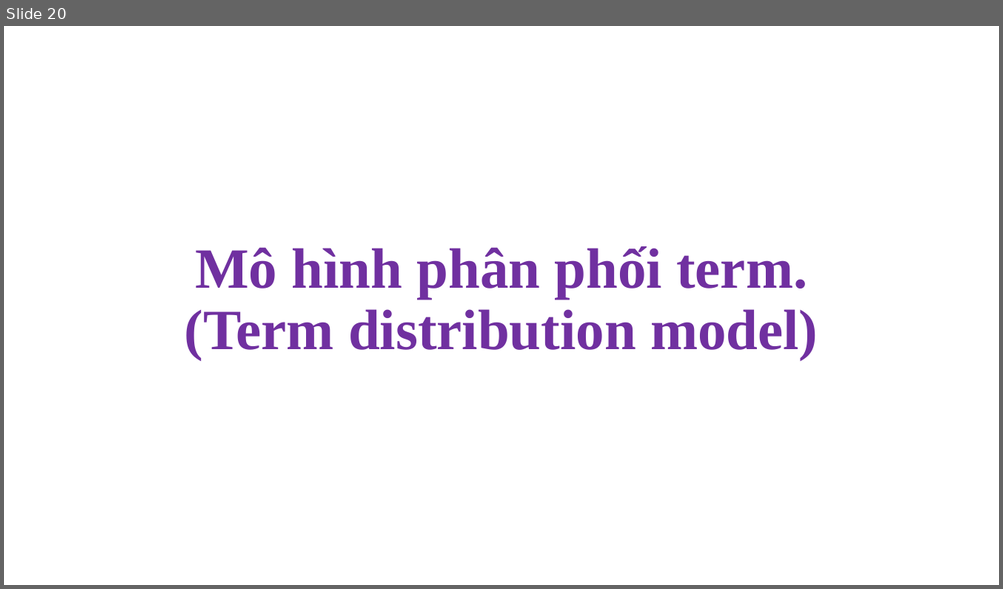
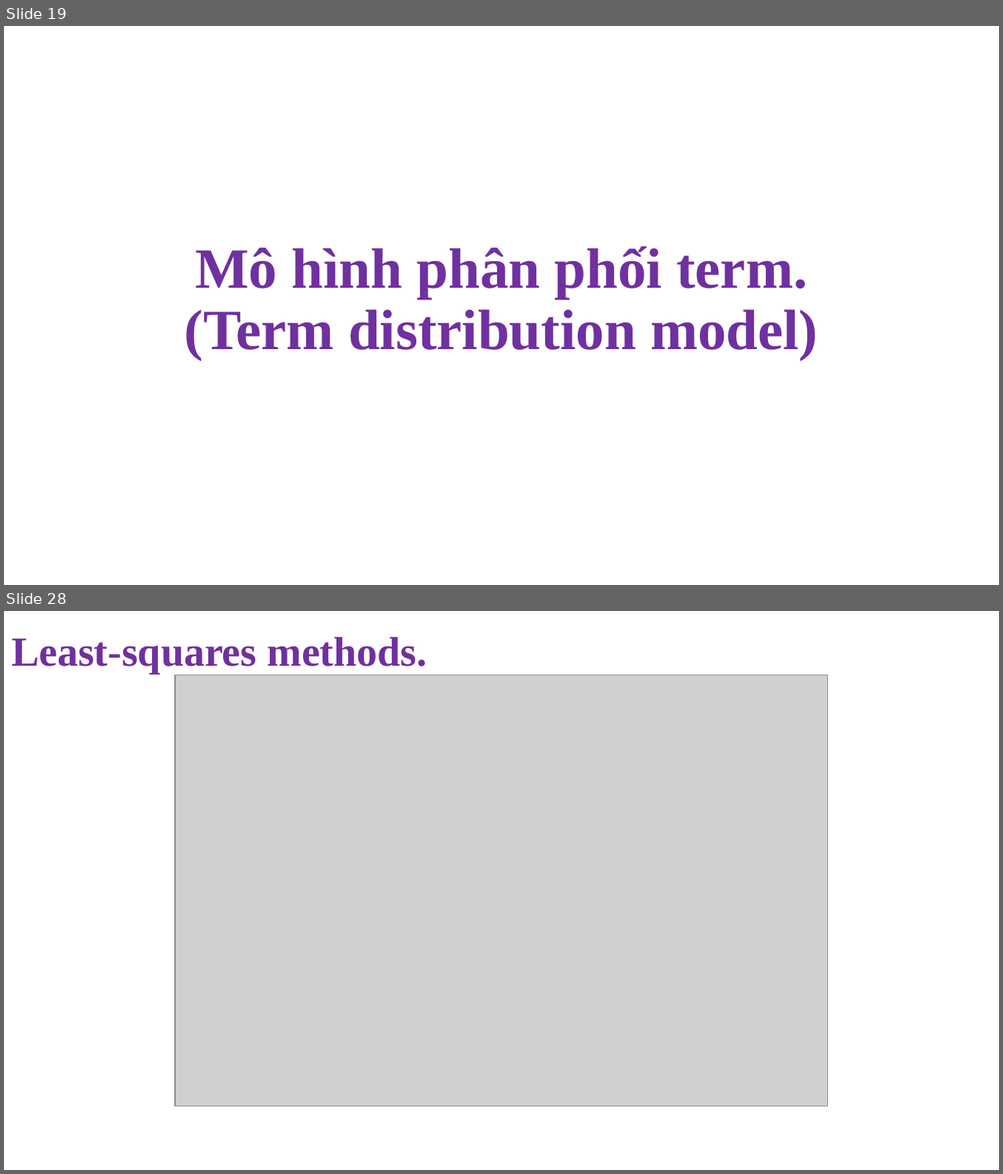
Before and after one commit to NghiLamPhuc/NLP., a slide deck: IR/Presentation1.pptx. Shown one above the other, each under a label of ours: slide 20 before the commit, slides 19 and 28 after it; the slides between them are not shown. The pictures are 1003x589 and 1003x1174 pixels, drawn with LibreOffice and Linux fonts; fonts in the diff are those of the drawing; grey boxes stand for pictures. Boxes give left, top, right and bottom in pixels: in the first picture for what was removed or moved away, otherwise in the second. Text is boxed around its words. In the diff, an @@ line names an element or a change of style, - is before the commit and + after.

```diff
--- a/IR/Presentation1.pptx
+++ b/IR/Presentation1.pptx
@@ slide 28 added at (4,611,999,1170), background #FFFFFF @@
@@ text added at (11,637,427,673), 40 pt, text #7030A0, bold @@
+Least-squares methods.
@@ picture added at (175,675,828,1106) @@
@@ what was slide 20 is now slide 19 @@
```
Also in this commit, not shown: 3 slides changed, 10 other slides added, 1 slide removed, 19 other files.
